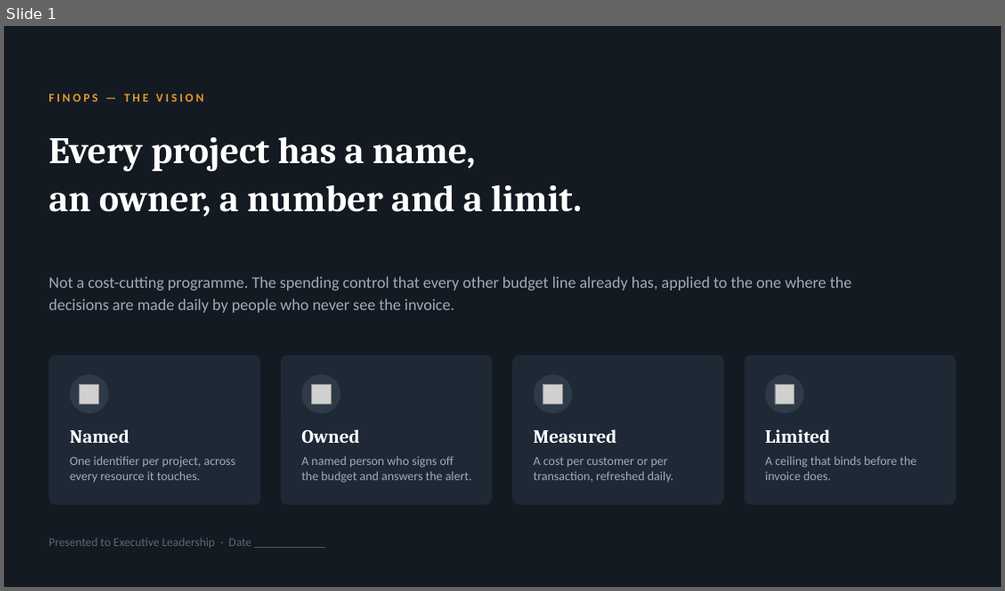
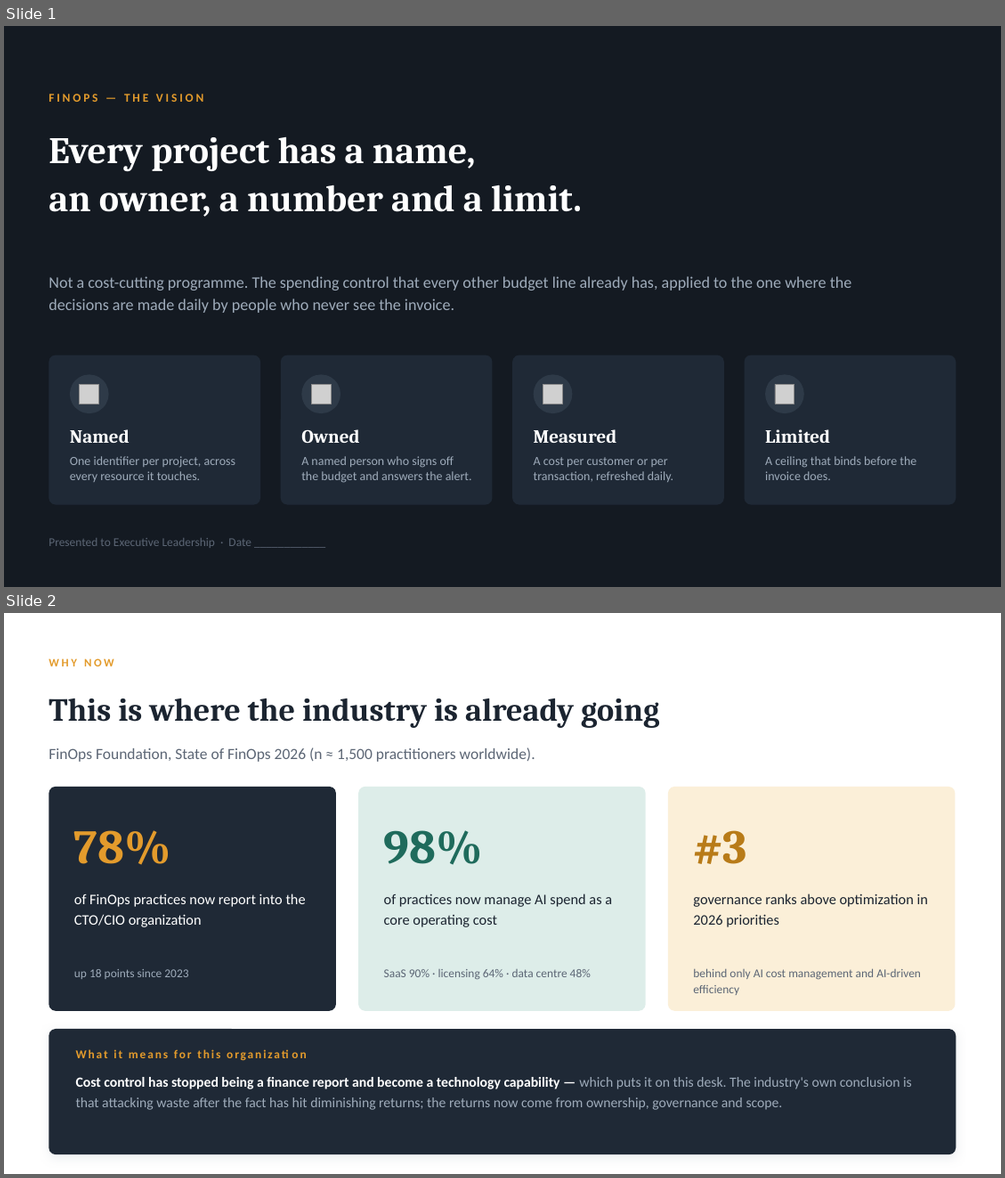
Before and after one commit to arielga5-code/Finops, a slide deck: presentations/finops-vision.pptx. Shown one above the other, each under a label of ours: slide 1 before the commit, slides 1 and 2 after it. The pictures are 1005x591 and 1005x1178 pixels, drawn with LibreOffice and Linux fonts; fonts in the diff are those of the drawing; grey boxes stand for pictures. Boxes give left, top, right and bottom in pixels: in the first picture for what was removed or moved away, otherwise in the second. Text is boxed around its words. In the diff, an @@ line names an element or a change of style, - is before the commit and + after.

```diff
--- a/presentations/finops-vision.pptx
+++ b/presentations/finops-vision.pptx
@@ slide 2 added at bbox=[4, 613, 1001, 1174], background #FFFFFF @@
@@ text added at bbox=[48, 658, 114, 666], 11 pt, text #E39B2C, bold @@
+WHY NOW
@@ text added at bbox=[48, 698, 659, 728], 31 pt, text #1B2430, bold @@
+This is where the industry is already going
@@ text added at bbox=[48, 747, 535, 762], 15 pt, text #5C6675 @@
+FinOps Foundation, State of FinOps 2026 (n ≈ 1,500 practitioners worldwide).
@@ rounded rectangle added at bbox=[48, 787, 336, 1011], fill #1F2936 @@
@@ rounded rectangle added at bbox=[358, 787, 646, 1011], fill #DDEDE9 @@
@@ rounded rectangle added at bbox=[668, 787, 955, 1011], fill #FBEFD8 @@
@@ text added at bbox=[74, 830, 171, 865], 46 pt, text #E39B2C, bold @@
+78%
@@ text added at bbox=[384, 830, 483, 865], 46 pt, text #1F6B5C, bold @@
+98%
@@ text added at bbox=[693, 830, 746, 864], 46 pt, text #B87B18, bold @@
+#3
@@ text added at bbox=[74, 893, 306, 927], 14 pt, text #FFFFFF @@
+of FinOps practices now report into the CTO/CIO organization
@@ text added at bbox=[384, 893, 612, 927], 14 pt, text #1B2430 @@
+of practices now manage AI spend as a core operating cost
@@ text added at bbox=[693, 893, 928, 927], 14 pt, text #1B2430 @@
+governance ranks above optimization in 2026 priorities
@@ text added at bbox=[74, 969, 188, 979], 11.5 pt, text #9EABBA @@
+up 18 points since 2023
@@ text added at bbox=[384, 969, 591, 979], 11.5 pt, text #5C6675 @@
+SaaS 90% · licensing 64% · data centre 48%
@@ text added at bbox=[693, 968, 921, 995], 11.5 pt, text #5C6675 @@
+behind only AI cost management and AI-driven efficiency
@@ rounded rectangle added at bbox=[48, 1029, 956, 1154], fill #1F2936 @@
@@ text added at bbox=[76, 1042, 674, 1066], 11.5 pt, text #E39B2C, bold @@
+What it means for this organization
@@ text added at bbox=[76, 1077, 912, 1110], 13.5 pt, text #9EABBA @@
+Cost control has stopped being a finance report and become a technology capability — which puts it on this desk. The industry's own conclusion is that attacking waste after the fact has hit diminishing returns; the returns now come from ownership, governance and scope.
```
Also in this commit, not shown: 1 slide removed, 5 other files.
